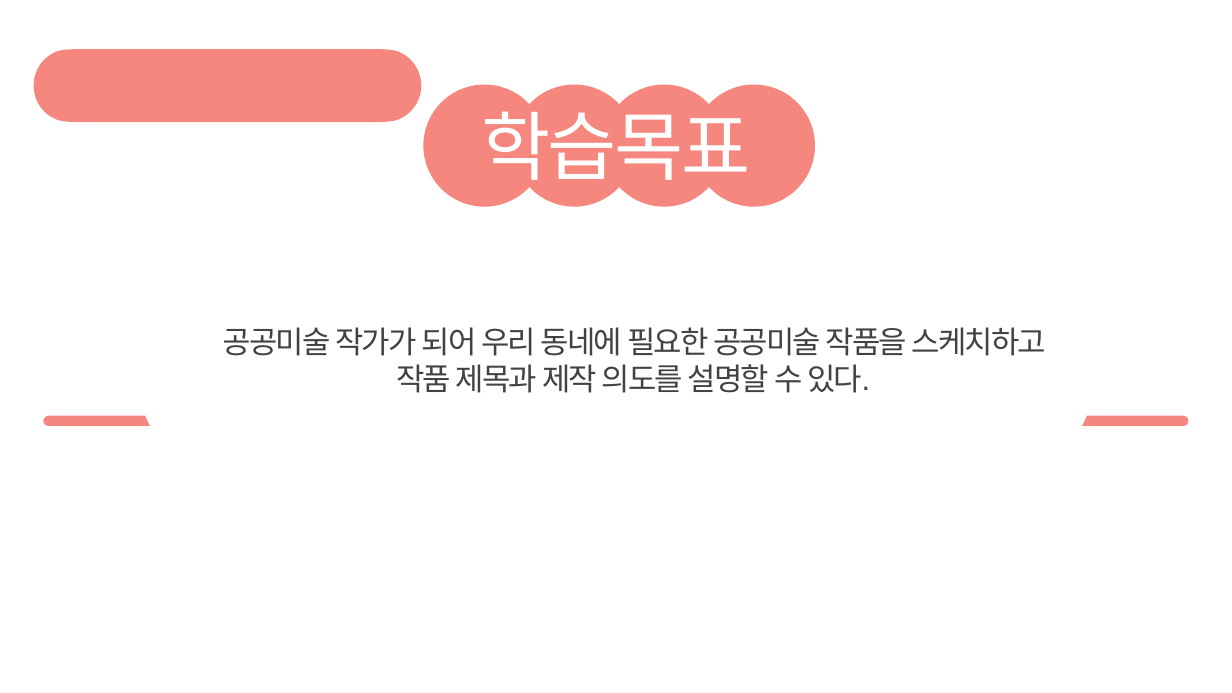
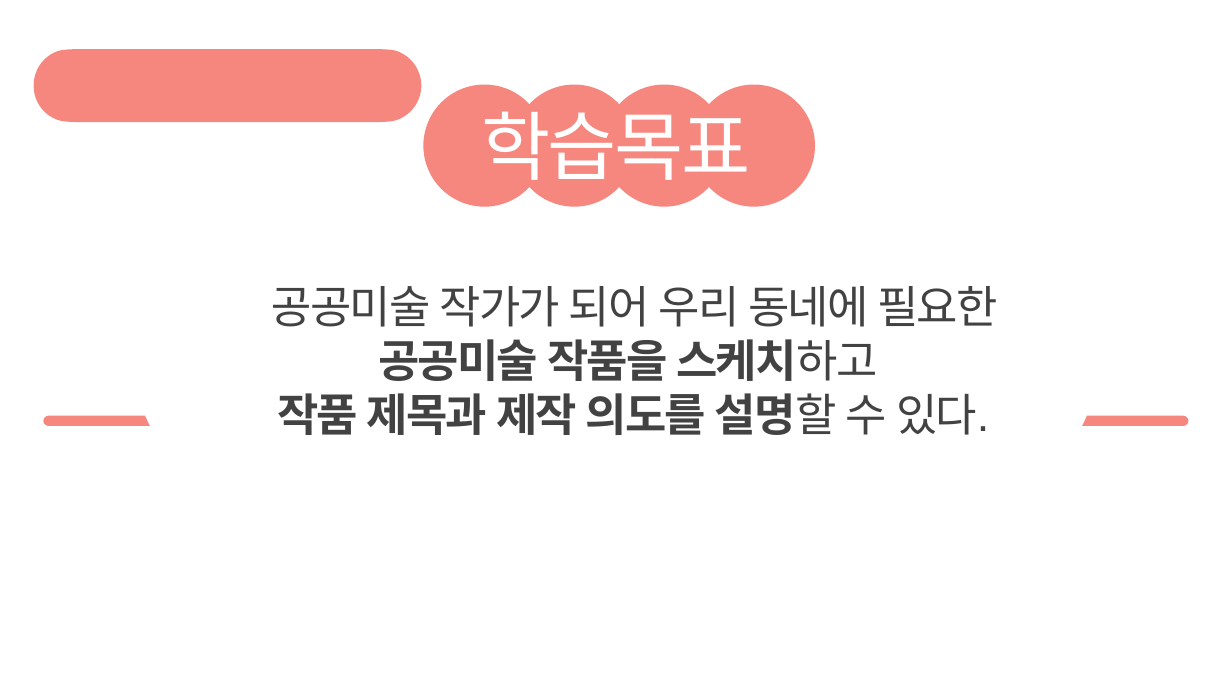
Before and after one commit to biossam/humanskill_art, a slide deck: slide 5 of files/demo/18.pptx. Drawn at 1232x693 pixels with LibreOffice and Linux fonts; fonts in the diff are those of the drawing; background and template pictures are left out. Boxes give left, top, right and bottom in pixels: in the first picture for what was removed or moved away, otherwise in the second. Text is boxed around its words. In the diff, an @@ line names an element or a change of style, - is before the commit and + after.

```diff
--- a/files/demo/18.pptx
+++ b/files/demo/18.pptx
@@ text at bbox=[271, 286, 997, 435]: text changed; size 24 to 35 pt @@
-공공미술 작가가 되어 우리 동네에 필요한 공공미술 작품을 스케치하고 작품 제목과 제작 의도를 설명할 수 있다.
+공공미술 작가가 되어 우리 동네에 필요한 공공미술 작품을 스케치하고
+작품 제목과 제작 의도를 설명할 수 있다.
```
Also in this commit, not shown: 5 other slides changed, 11 other files.
